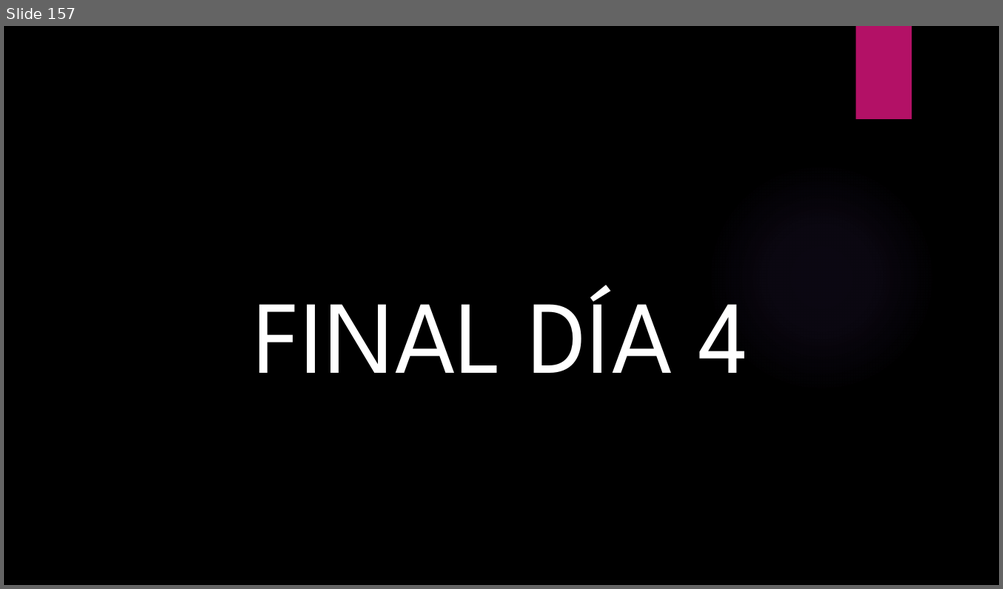
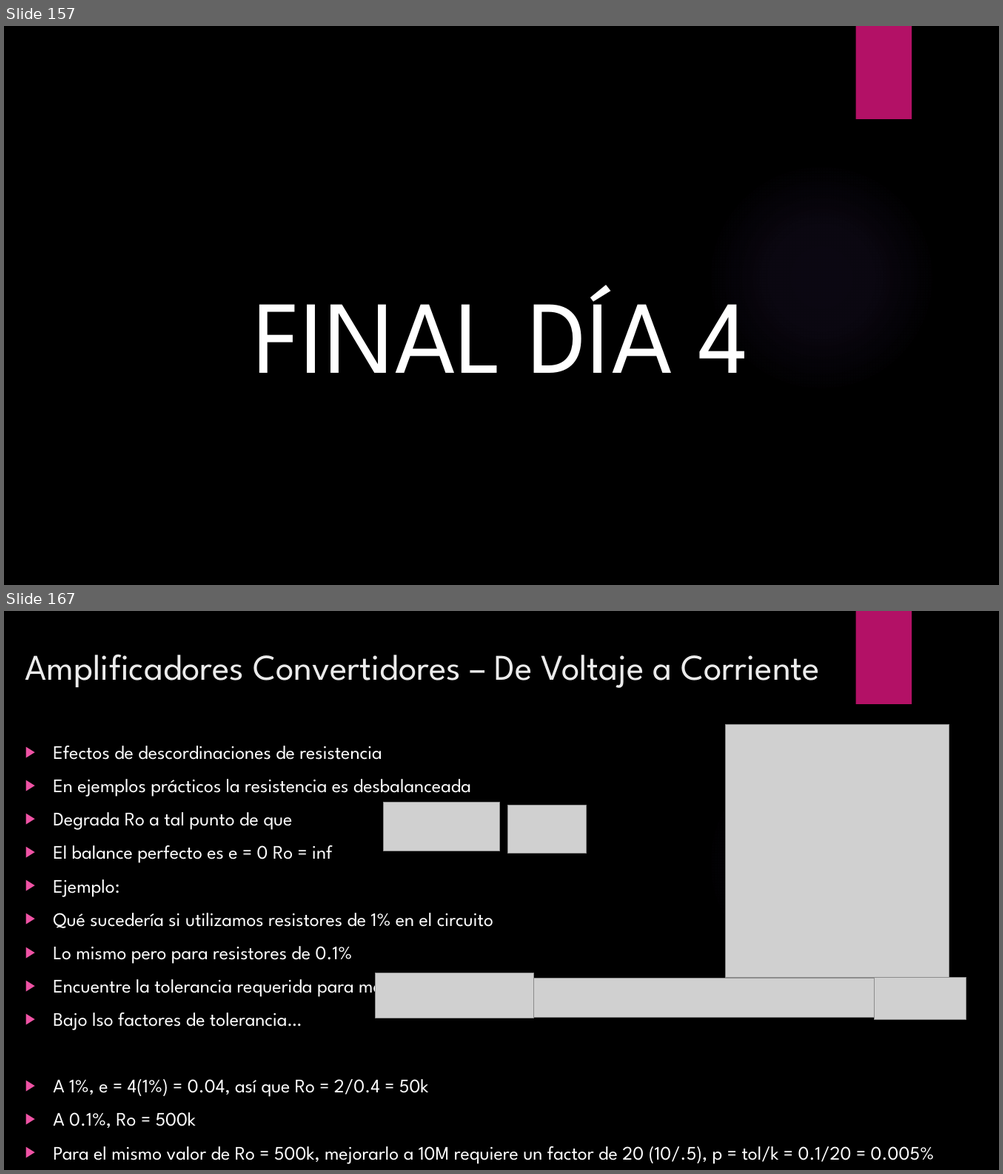
Before and after one commit to ulatinaedupa/ElectronicsII, a slide deck: Presentación/Electronica II.pptx. Shown one above the other, each under a label of ours: slide 157 before the commit, slides 157 and 167 after it; the slides between them are not shown. The pictures are 1003x589 and 1003x1174 pixels, drawn with LibreOffice and Linux fonts; fonts in the diff are those of the drawing; grey boxes stand for pictures; background and template pictures are left out. Boxes give left, top, right and bottom in pixels: in the first picture for what was removed or moved away, otherwise in the second. Text is boxed around its words. In the diff, an @@ line names an element or a change of style, - is before the commit and + after.

```diff
--- a/Presentación/Electronica II.pptx
+++ b/Presentación/Electronica II.pptx
@@ slide 167 added at box(4, 611, 999, 1170), background picture (left out); not listed: 2 template elements that a slide beside it also shows @@
@@ title added at box(25, 654, 820, 688), 35 pt, text #EBEBEB @@
+Amplificadores Convertidores – De Voltaje a Corriente
@@ picture added at box(726, 724, 949, 977) @@
@@ text added at box(53, 746, 934, 1165), 18.5 pt, text #FFFFFF @@
+▶ Efectos de descordinaciones de resistencia
+▶ En ejemplos prácticos la resistencia es desbalanceada
+▶ Degrada Ro a tal punto de que
+▶ El balance perfecto es e = 0 Ro = inf
+▶ Ejemplo:
+▶ Qué sucedería si utilizamos resistores de 1% en el circuito
+▶ Lo mismo pero para resistores de 0.1%
+▶ Encuentre la tolerancia requerida para mantener Ro >= 10Mohms
+▶ Bajo lso factores de tolerancia…
+▶ A 1%, e = 4(1%) = 0.04, así que Ro = 2/0.4 = 50k
+▶ A 0.1%, Ro = 500k
+▶ Para el mismo valor de Ro = 500k, mejorarlo a 10M requiere un factor de 20 (10/.5), p = tol/k = 0.1/20 = 0.005%
@@ picture added at box(383, 803, 499, 851) @@
@@ picture added at box(508, 806, 586, 854) @@
@@ picture added at box(375, 973, 534, 1017) @@
@@ picture added at box(534, 978, 874, 1017) @@
@@ picture added at box(874, 978, 966, 1021) @@
```
Also in this commit, not shown: 23 other slides added, 2 other files.
